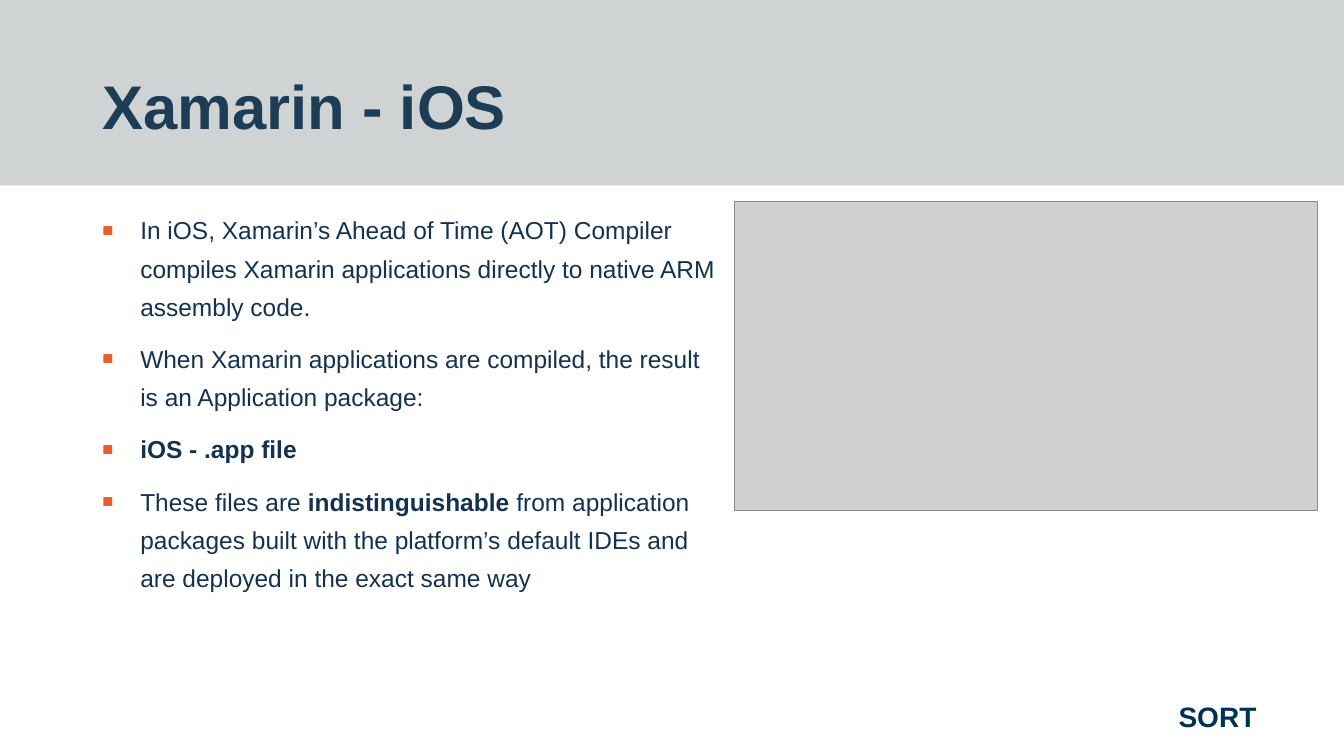
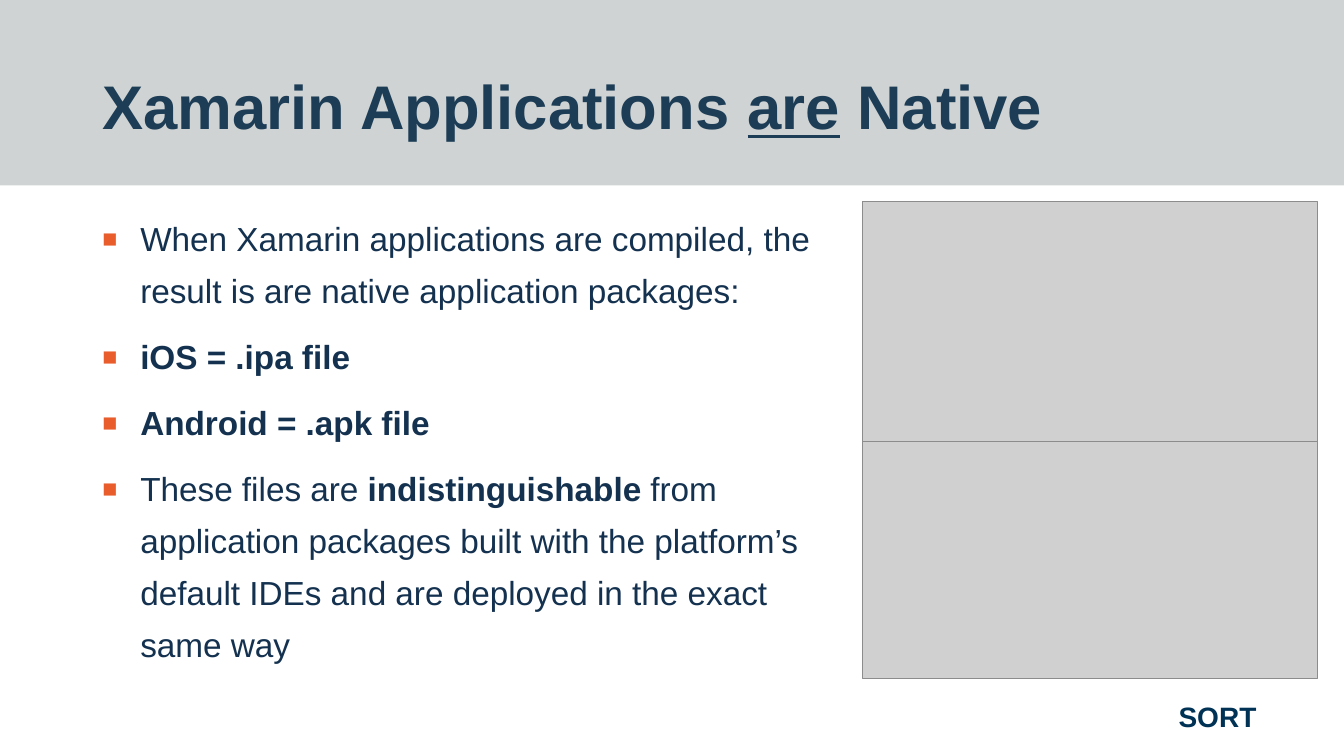
Before and after one commit to worthingtonjg/Sort2019, a slide deck: slide 9 of XamarinForms/Final - Xamarin Forms - Sort 2019 - Jon Worthington.pptx (slide 7 before the commit). Drawn at 1344x756 pixels with LibreOffice and Linux fonts; fonts in the diff are those of the drawing; grey boxes stand for pictures; background and template pictures are left out. Boxes give left, top, right and bottom in pixels: in the first picture for what was removed or moved away, otherwise in the second. Text is boxed around its words. In the diff, an @@ line names an element or a change of style, - is before the commit and + after.

```diff
--- a/XamarinForms/Final - Xamarin Forms - Sort 2019 - Jon Worthington.pptx
+++ b/XamarinForms/Final - Xamarin Forms - Sort 2019 - Jon Worthington.pptx
@@ title at box(102, 84, 1042, 141): text changed @@
-Xamarin - iOS
+Xamarin Applications are Native
@@ picture: place and size @@
-picture at box(735, 202, 1318, 510)
+picture at box(863, 202, 1318, 443)
@@ text at box(140, 227, 810, 442): text changed; size 17.5 to 23.8 pt @@
-■ In iOS, Xamarin’s Ahead of Time (AOT) Compiler compiles Xamarin applications directly to native ARM assembly code.
-■ When Xamarin applications are compiled, the result is an Application package:
-■ iOS - .app file
+■ When Xamarin applications are compiled, the result is are native application packages:
+■ iOS = .ipa file
+■ Android = .apk file
@@ picture added at box(863, 442, 1318, 679) @@
@@ text at box(140, 477, 798, 664): size 17.5 to 23.8 pt in "These files are indistinguishable from application packages ..." @@
```
Also in this commit, not shown: 5 other slides changed, 2 slides added, 1 slide removed, 1 other file.
